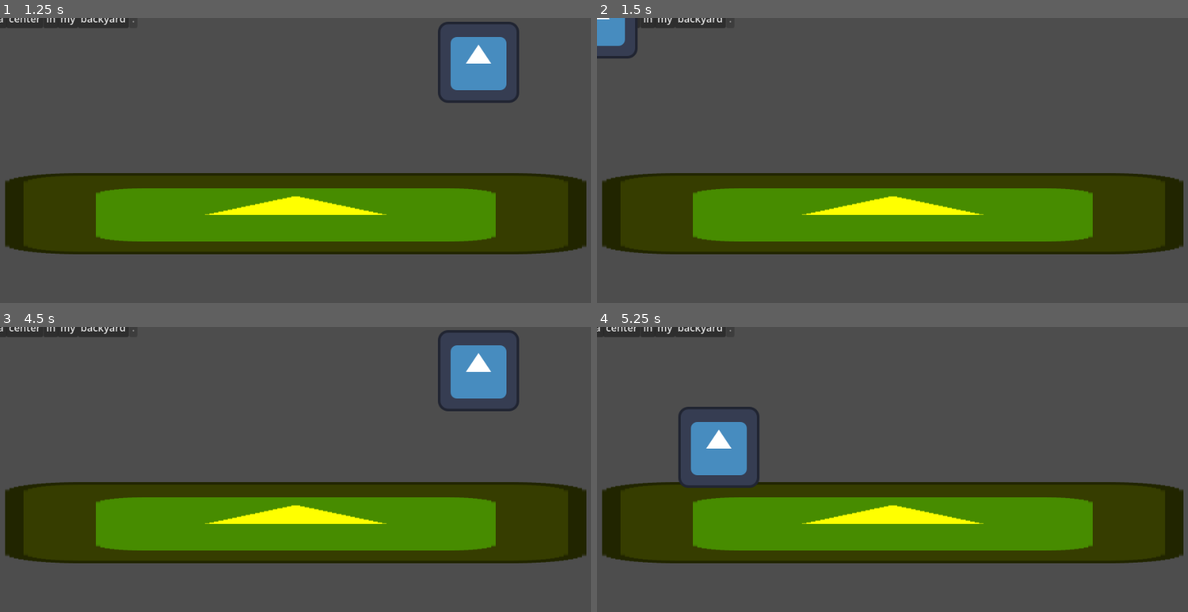
Above: before the commit, frames 1-4 (two rows, left to right).
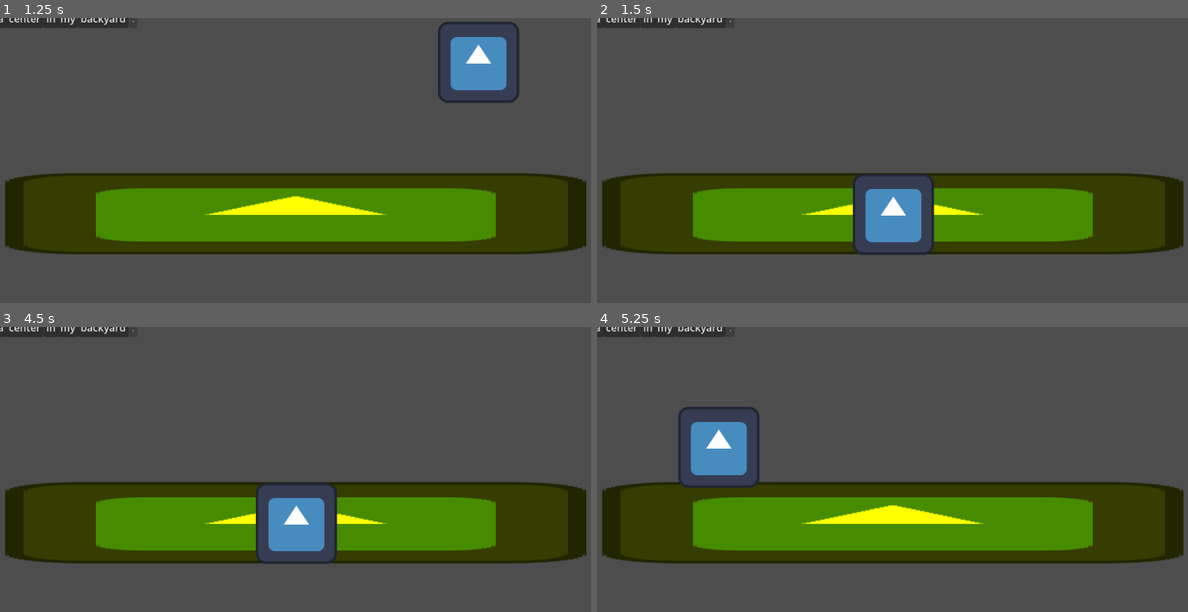
Above: after the commit, the same moments.

Repository: u-sernam-e/word-rot
Game: Godot game, scene res://Levels/1.tscn
Same seed, same stepped clock (60 frames per second), same inputs: the game is played once before the commit and once after it. This scene is started directly instead of the project's main scene. The engine's default icon, where the game draws it, is replaced by a stand-in: a white triangle on a blue panel in a dark square.
Inputs (mouse positions are in pixels of both pictures, inside the frame that each line leads up to):
- Up to frame 1 (1.25 s): click (478, 60) at 0.5 s
- Up to frame 2 (1.5 s): tap Enter at 1.25 s; move the mouse to (892, 214) at 1.27 s; hold Up (ui_up) from 1.28 s (still down)
- Up to frame 3 (4.5 s): tap Space at 2, 3.5 s; move the mouse to (183, 515) at 2.02 s; release Up (ui_up) at 2.03 s; tap Enter at 2.75, 4.25 s; move the mouse to (366, 423) at 2.77 s; hold Up (ui_up) 2.78-4.28 s; move the mouse to (271, 566) at 3.52 s; move the mouse to (484, 549) at 4.27 s
- Up to frame 4 (5.25 s): tap Space at 5 s; move the mouse to (721, 446) at 5.02 s

Frame 1 is identical in both runs. In frame 2, 4.5% of the frame differs, in the area x 0-58%, y 0-84%; in frame 3, 6.2%, in the area x 43-88%, y 1-84%; in frame 4, nothing differs.

Commit message:
Stock images and audio

Diff:
--- a/Game/main_menu.gd
+++ b/Game/main_menu.gd
@@ -2,5 +2,6 @@
 
 
 func _on_play_game_pressed():
+	AudioManager.sound_effect_1.play()
 	LevelTransition.level_count += 1
 	LevelTransition.change_scene_to("res://Levels/" + str(LevelTransition.level_count) + ".tscn")
--- a/Levels/base_level.tscn
+++ b/Levels/base_level.tscn
@@ -23,6 +23,9 @@
 position = Vector2(467, 309.75)
 shape = SubResource("RectangleShape2D_1j3jd")
 
+[node name="TimelineMiddlePos" type="Marker2D" parent="Timeline" unique_id=1800543931]
+position = Vector2(467, 310)
+
 [node name="WordController" parent="." unique_id=149952642 instance=ExtResource("3_ruyyf")]
 
 [node name="StockImageController" parent="." unique_id=1795656987 instance=ExtResource("4_m1e4t")]
--- /dev/null
+++ b/default_bus_layout.tres
@@ -0,0 +1,9 @@
+[gd_resource type="AudioBusLayout" format=3 uid="uid://2mirb3g2fqr2"]
+
+[resource]
+bus/1/name = &"GameMusic"
+bus/1/solo = false
+bus/1/mute = false
+bus/1/bypass_fx = false
+bus/1/volume_db = 0.0
+bus/1/send = &"Master"
--- a/globals/AudioManager.tscn
+++ b/globals/AudioManager.tscn
@@ -1,6 +1,17 @@
 [gd_scene format=3 uid="uid://b4xwqq55icnrt"]
 
 [ext_resource type="Script" uid="uid://bcn0nc7vfbhwu" path="res://globals/audio_manager.gd" id="1_svqv1"]
+[ext_resource type="AudioStream" uid="uid://bfsnkv86std5o" path="res://Audio/RotGameJamSong.wav" id="2_o1fli"]
+[ext_resource type="AudioStream" uid="uid://ckqiubw31xlwj" path="res://Audio/soundeffect1.wav" id="3_omxa3"]
 
 [node name="AudioManager" type="Node2D" unique_id=1635330667]
+process_mode = 3
 script = ExtResource("1_svqv1")
+
+[node name="LevelMusic" type="AudioStreamPlayer" parent="." unique_id=1192207583]
+stream = ExtResource("2_o1fli")
+autoplay = true
+bus = &"GameMusic"
+
+[node name="SoundEffect1" type="AudioStreamPlayer" parent="." unique_id=1825276288]
+stream = ExtResource("3_omxa3")
--- a/globals/audio_manager.gd
+++ b/globals/audio_manager.gd
@@ -1 +1,4 @@
 extends Node2D
+
+@onready var level_music = $LevelMusic
+@onready var sound_effect_1 = $SoundEffect1
--- a/globals/globals.gd
+++ b/globals/globals.gd
@@ -1,4 +1,3 @@
 extends Node
 
-var holding_image: bool = false
 var image_on_timeline: bool = false # Set back to false on level end!!
--- a/ingame/game_controller.gd
+++ b/ingame/game_controller.gd
@@ -2,6 +2,7 @@
 
 @export var submit_button : BaseButton
 @export var word_controller : WordController
+@export var image_controller: ImageController
 
 # Called when the node enters the scene tree for the first time.
 func _ready() -> void:
--- a/ingame/stock_image_controller/image.gd
+++ b/ingame/stock_image_controller/image.gd
@@ -4,6 +4,8 @@
 signal button_pressed(StockImage)
 
 var moving : bool
+
+var on_timeline: bool = false # Indicates if this current area is on the timeline or not
 
 @onready var moveNode = $Move
 @onready var button = $Move/Button
--- a/ingame/stock_image_controller/stock_image_controller.gd
+++ b/ingame/stock_image_controller/stock_image_controller.gd
@@ -8,6 +8,7 @@
 const image_scene = preload("res://ingame/stock_image_controller/image.tscn")
 
 var is_moving_image : bool = false
+
 
 # Called when the node enters the scene tree for the first time.
 func _ready() -> void:
@@ -63,16 +64,21 @@
 		var areas = image.centerArea.get_overlapping_areas()
 		var shouldGoToOrigin = true
 		for a in areas:
-			if a.is_in_group("Timeline") and not Globals.image_on_timeline:
-				image.moveNode.global_position = a.get_parent().global_position
-				shouldGoToOrigin = false
-				Globals.image_on_timeline = true
+			if a.is_in_group("Timeline"):
+				if not Globals.image_on_timeline:
+					image.moveNode.global_position = Vector2(467, 310)
+					shouldGoToOrigin = false
+					image.on_timeline = true
+					Globals.image_on_timeline = true
 		if shouldGoToOrigin:
 			image.moveNode.position = Vector2(0, 0)
 		image.toggle_move()
 		is_moving_image = false
 	else:
 		if not is_moving_image:
+			if image.on_timeline:
+				image.on_timeline = false
+				Globals.image_on_timeline = false
 			image.toggle_move()
 			is_moving_image = true
 
--- a/project.godot
+++ b/project.godot
@@ -18,7 +18,6 @@
 [autoload]
 
 LevelSentences="*uid://4oisbo4wb65c"
-Audio="*uid://bcn0nc7vfbhwu"
 AudioManager="*uid://b4xwqq55icnrt"
 LevelTransition="*uid://8y6rqn8umipk"
 Globals="*uid://c7hetc0sddiwx"
Not shown, changed: Audio/RotGameJamSong.wav.import
